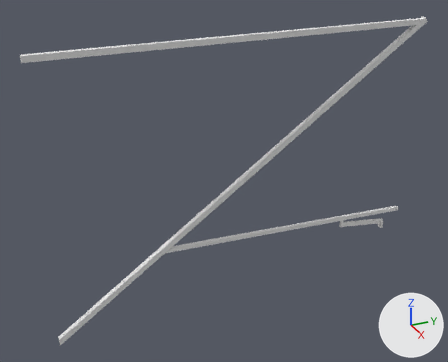
What one commit did to the OBJ model common/src/main/resources/assets/pantographsandwires/models/block/cantilever/single/5/cantilever_inner_16px.obj.
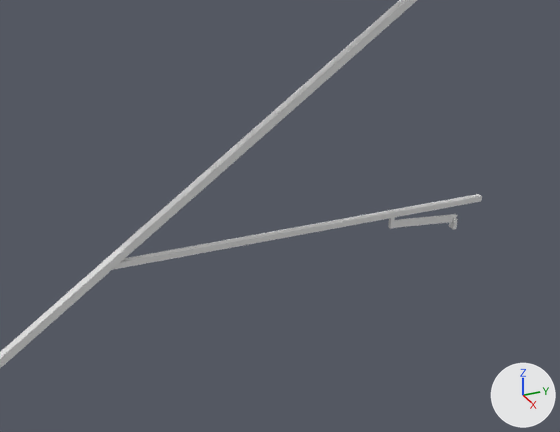
Each version is shown whole from a camera (50 mm lens) standing at (6.25, -1.6, 1.97) and looking at (0.41, 1.03, -0.96), then close up on the part from 21% to 100% of the width and 23% to 98% of the height. The axes (+X, +Y, +Z) are drawn at lower right. The lights are the same throughout. The last two pictures show the newer version. Where no turn or scale is listed for an object, it has been applied to the vertices.

In view in the first close-up: '1e0f398d-2f92-4e5d-bfa9-3f0388a4c50c', '536d34d7-6f68-4033-91e0-26a0ceb75999', '6ac9ddd7-8a4d-456b-a512-96de0eaadcba', '883b78f2-f620-4b9e-9377-3f3796f7705c', 'a2352460-ffe7-441d-9507-47f43f34a1ce'.
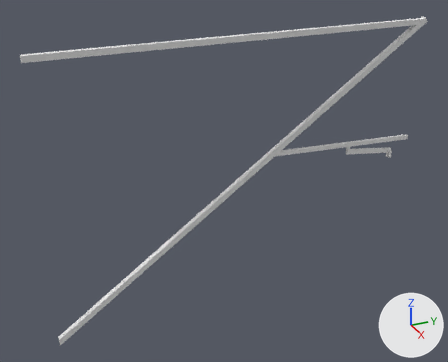
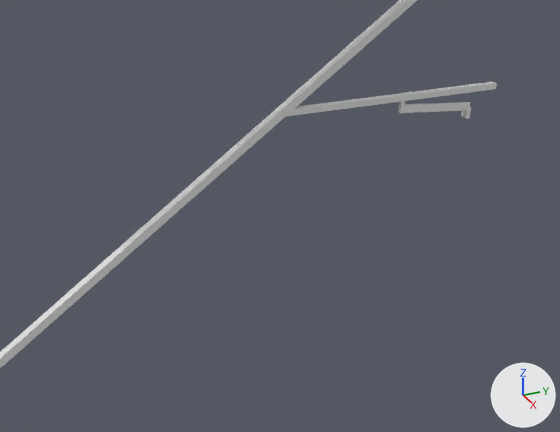
Boxes (x1, y1, x2, y2) around the edits, measured in the close-ups (560 x 432 px):
'1e0f398d-2f92-4e5d-bfa9-3f0388a4c50c', deleted
    before: (112, 194, 482, 270)
'80d86cad-197f-4e42-a9dc-cdf0c4181ccc', added
    after: (287, 82, 497, 116)
'5f80667c-bf5f-4224-b565-d7781179aec9', added
    after: (404, 102, 470, 113)
'536d34d7-6f68-4033-91e0-26a0ceb75999', deleted
    before: (394, 214, 457, 228)
'1e622732-b096-4c56-be99-e8456470bc33', added
    after: (398, 93, 406, 114)
'01905d61-4a7b-4e5d-93d2-6db153dc8c3d', added
    after: (462, 106, 471, 119)
'883b78f2-f620-4b9e-9377-3f3796f7705c', deleted
    before: (449, 218, 458, 230)
'a2352460-ffe7-441d-9507-47f43f34a1ce', deleted
    before: (388, 209, 395, 229)

The change, as a diff of the scene's bpy script:
```diff
--- a/common/src/main/resources/assets/pantographsandwires/models/block/cantilever/single/5/cantilever_inner_16px.obj.py
+++ b/common/src/main/resources/assets/pantographsandwires/models/block/cantilever/single/5/cantilever_inner_16px.obj.py
@@ me_80d86cad_197f_4e42_a9dc_cdf0c4181ccc @@
+me_80d86cad_197f_4e42_a9dc_cdf0c4181ccc.from_pydata([(0.52, 1.66, -0.67), (0.52, 3.5, -0.75), (0.52, 1.59, -0.71), (0.52, 3.5, -0.79), (0.48, 3.5, -0.75), (0.48, 1.66, -0.67), (0.48, 3.5, -0.79), (0.48, 1.59, -0.71)], [], [(3, 6, 4, 1), (2, 3, 1, 0), (7, 2, 0, 5), (6, 7, 5, 4), (5, 0, 1, 4), (6, 3, 2, 7)])
+me_80d86cad_197f_4e42_a9dc_cdf0c4181ccc.materials.append(mat_m_53ac917a_6908_652e_015c_c53640b020ed)  # white #e7e7e7
@@ me_5f80667c_bf5f_4224_b565_d7781179aec9 @@
+me_5f80667c_bf5f_4224_b565_d7781179aec9.from_pydata([(0.509, 2.623, -0.796), (0.509, 3.273, -0.881), (0.509, 2.614, -0.858), (0.509, 3.265, -0.943), (0.491, 3.273, -0.881), (0.491, 2.623, -0.796), (0.491, 3.265, -0.943), (0.491, 2.614, -0.858)], [], [(3, 6, 4, 1), (2, 3, 1, 0), (7, 2, 0, 5), (6, 7, 5, 4), (5, 0, 1, 4), (6, 3, 2, 7)])
+me_5f80667c_bf5f_4224_b565_d7781179aec9.materials.append(mat_m_53ac917a_6908_652e_015c_c53640b020ed)  # white #e7e7e7
@@ ob_1e0f398d_2f92_4e5d_bfa9_3f0388a4c50c @@
-ob_1e0f398d_2f92_4e5d_bfa9_3f0388a4c50c = bpy.data.objects.new('1e0f398d-2f92-4e5d-bfa9-3f0388a4c50c', me_1e0f398d_2f92_4e5d_bfa9_3f0388a4c50c)
@@ ob_536d34d7_6f68_4033_91e0_26a0ceb75999 @@
-ob_536d34d7_6f68_4033_91e0_26a0ceb75999 = bpy.data.objects.new('536d34d7-6f68-4033-91e0-26a0ceb75999', me_536d34d7_6f68_4033_91e0_26a0ceb75999)
@@ ob_883b78f2_f620_4b9e_9377_3f3796f7705c @@
-ob_883b78f2_f620_4b9e_9377_3f3796f7705c = bpy.data.objects.new('883b78f2-f620-4b9e-9377-3f3796f7705c', me_883b78f2_f620_4b9e_9377_3f3796f7705c)
@@ ob_a2352460_ffe7_441d_9507_47f43f34a1ce @@
-ob_a2352460_ffe7_441d_9507_47f43f34a1ce = bpy.data.objects.new('a2352460-ffe7-441d-9507-47f43f34a1ce', me_a2352460_ffe7_441d_9507_47f43f34a1ce)
@@ ob_80d86cad_197f_4e42_a9dc_cdf0c4181ccc @@
+ob_80d86cad_197f_4e42_a9dc_cdf0c4181ccc = bpy.data.objects.new('80d86cad-197f-4e42-a9dc-cdf0c4181ccc', me_80d86cad_197f_4e42_a9dc_cdf0c4181ccc)
+ob_80d86cad_197f_4e42_a9dc_cdf0c4181ccc.location = (0.0, 0.0, 0.0)
@@ ob_5f80667c_bf5f_4224_b565_d7781179aec9 @@
+ob_5f80667c_bf5f_4224_b565_d7781179aec9 = bpy.data.objects.new('5f80667c-bf5f-4224-b565-d7781179aec9', me_5f80667c_bf5f_4224_b565_d7781179aec9)
+ob_5f80667c_bf5f_4224_b565_d7781179aec9.location = (0.0, 0.0, 0.0)
@@ ob_1e622732_b096_4c56_be99_e8456470bc33 @@
+ob_1e622732_b096_4c56_be99_e8456470bc33 = bpy.data.objects.new('1e622732-b096-4c56-be99-e8456470bc33', me_1e622732_b096_4c56_be99_e8456470bc33)  # a box spanning x 0.484..0.516, y 2.609..2.641, z -0.859..-0.703; in mat_m_53ac917a_6908_652e_015c_c53640b020ed (white #e7e7e7)
+ob_1e622732_b096_4c56_be99_e8456470bc33.location = (0.0, 0.0, 0.0)
@@ ob_01905d61_4a7b_4e5d_93d2_6db153dc8c3d @@
+ob_01905d61_4a7b_4e5d_93d2_6db153dc8c3d = bpy.data.objects.new('01905d61-4a7b-4e5d-93d2-6db153dc8c3d', me_01905d61_4a7b_4e5d_93d2_6db153dc8c3d)  # a box spanning x 0.4688..0.5312, y 3.2344..3.2656, z -1.0..-0.9063; in mat_m_d01e7a2a_8f73_2e81_4c23_374b2442e0d3 (white #e7e7e7)
+ob_01905d61_4a7b_4e5d_93d2_6db153dc8c3d.location = (0.0, 0.0, 0.0)
```
